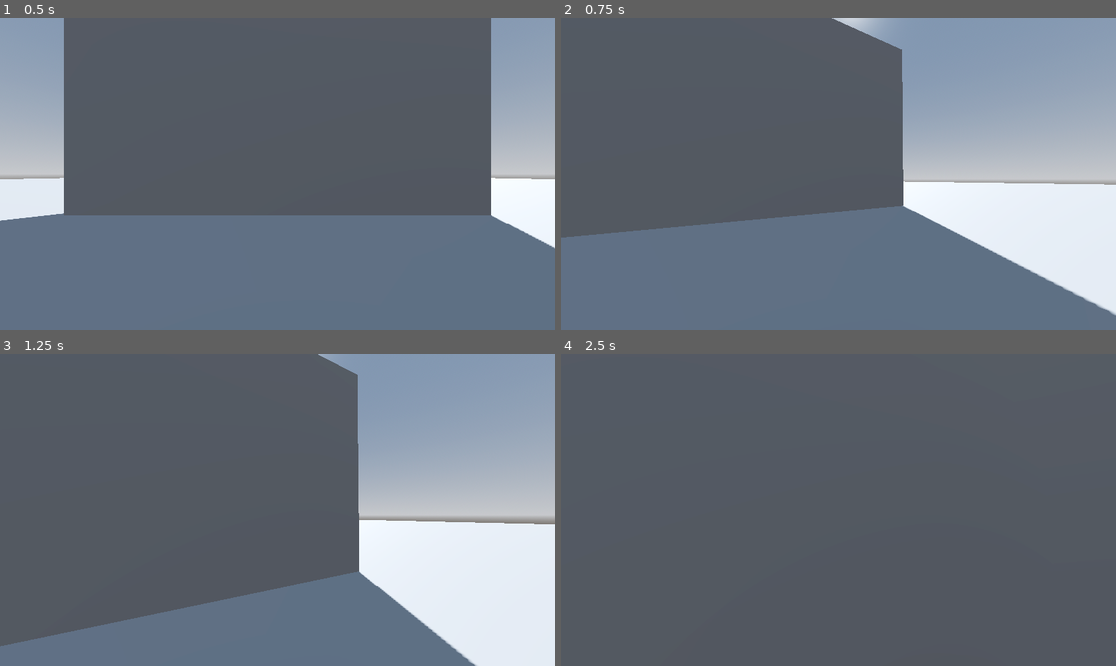
Above: before the commit, frames 1-4 (two rows, left to right).
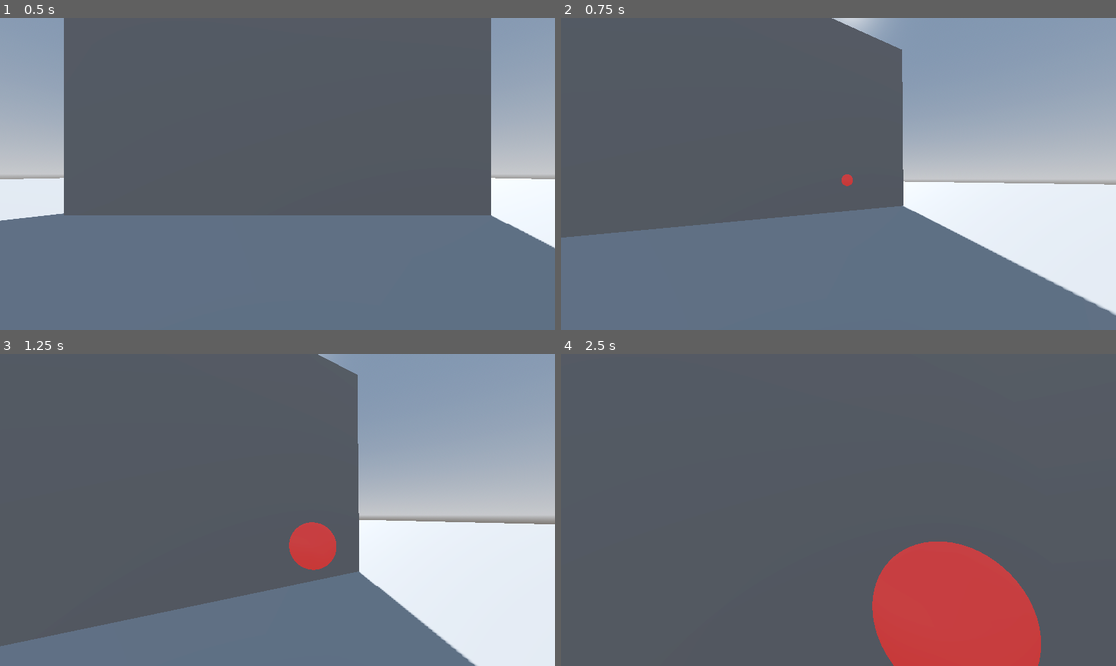
Above: after the commit, the same moments.

Repository: agmui/BTD_FPS
Game: Godot game, scene res://Main.tscn
Two runs of this game, one before a commit and one after it. Both use one fixed random seed, a clock stepped at 60 frames per second and the inputs below.
Inputs (mouse positions are in pixels of both pictures, inside the frame that each line leads up to):
- Up to frame 1 (0.5 s): no input
- Up to frame 2 (0.75 s): move the mouse to (866, 174) at 0.52 s; press the mouse at (866, 174) at 0.53 s; hold W (move_forward) from 0.53 s (still down)
- Up to frame 3 (1.25 s): keep holding W (move_forward); tap Space (jump) at 0.77 s
- Up to frame 4 (2.5 s): keep holding W (move_forward); move the mouse to (810, 510) at 1.27 s; release the mouse at (810, 510) at 1.28 s; click (810, 510) at 1.35 s; tap Space (jump) at 1.52 s; move the mouse to (849, 503) at 2.02 s; press the mouse at (849, 503) at 2.03 s

Frame 1 is identical in both runs. In frame 2, less than 0.1% of the frame differs, in the area x 50-53%, y 50-54%; in frame 3, 1.0%; in frame 4, 10%, in the area x 56-87%, y 60-100%.

Commit message:
added bullets

Diff:
--- a/Player.tscn
+++ b/Player.tscn
@@ -17,6 +17,7 @@
 CAMERA_CONTROLLER = NodePath("Node3D/Camera3D")
 
 [node name="CollisionShape3D" type="CollisionShape3D" parent="."]
+visible = false
 shape = SubResource("CapsuleShape3D_ob5dg")
 
 [node name="MeshInstance3D" type="MeshInstance3D" parent="CollisionShape3D"]
@@ -27,3 +28,11 @@
 transform = Transform3D(1, 0, 0, 0, 1, 0, 0, 0, 1, 0, 0.6, 0)
 
 [node name="Camera3D" type="Camera3D" parent="Node3D"]
+
+[node name="RayCast3D" type="RayCast3D" parent="Node3D/Camera3D"]
+transform = Transform3D(1, 0, 0, 0, 1, 0, 0, 0, 1, 0.3, -0.3, 0)
+target_position = Vector3(0, 0, -1)
+
+[node name="ShotFirerate" type="Timer" parent="."]
+wait_time = 0.2
+one_shot = true
--- /dev/null
+++ b/bullet.gd
@@ -0,0 +1,22 @@
+extends Node3D
+
+const SPEED: float = 40.0
+
+@onready var mesh = $MeshInstance3D
+@onready var ray = $RayCast3D
+
+# Called when the node enters the scene tree for the first time.
+func _ready() -> void:
+	pass # Replace with function body.
+
+
+# Called every frame. 'delta' is the elapsed time since the previous frame.
+func _process(delta: float) -> void:
+	position += transform.basis*Vector3(0,0,-SPEED)*delta
+	if ray.is_colliding():
+		queue_free()
+
+
+
+func _on_timer_timeout() -> void:
+	queue_free()
--- /dev/null
+++ b/bullet.tscn
@@ -0,0 +1,29 @@
+[gd_scene load_steps=4 format=3 uid="uid://dm3evodv3qf7d"]
+
+[ext_resource type="Script" path="res://bullet.gd" id="1_my0yy"]
+
+[sub_resource type="SphereMesh" id="SphereMesh_7j858"]
+radius = 0.2
+height = 0.4
+
+[sub_resource type="StandardMaterial3D" id="StandardMaterial3D_s3ote"]
+albedo_color = Color(0.0846899, 0.0846899, 0.0846899, 1)
+emission_enabled = true
+emission = Color(0.647059, 0.188235, 0.188235, 1)
+
+[node name="Bullet" type="Node3D"]
+script = ExtResource("1_my0yy")
+
+[node name="MeshInstance3D" type="MeshInstance3D" parent="."]
+mesh = SubResource("SphereMesh_7j858")
+surface_material_override/0 = SubResource("StandardMaterial3D_s3ote")
+
+[node name="RayCast3D" type="RayCast3D" parent="."]
+target_position = Vector3(0, 0, -1)
+
+[node name="Timer" type="Timer" parent="."]
+wait_time = 10.0
+one_shot = true
+autostart = true
+
+[connection signal="timeout" from="Timer" to="." method="_on_timer_timeout"]
--- a/player.gd
+++ b/player.gd
@@ -8,6 +8,12 @@
 @export var TILT_LOWER_LIMIT := deg_to_rad(-90.0)
 @export var TILT_UPPER_LIMIT := deg_to_rad(90.0)
 @export var CAMERA_CONTROLLER: Camera3D
+
+@onready var ray_cast = $Node3D/Camera3D/RayCast3D
+@onready var ShotFirerate = $ShotFirerate
+# bullets
+var bullet = load("res://bullet.tscn")
+var instance
 
 var _mouse_input: bool = false
 var _mouse_rotation: Vector3
@@ -67,4 +73,13 @@
 		velocity.x = move_toward(velocity.x, 0, SPEED)
 		velocity.z = move_toward(velocity.z, 0, SPEED)
 
+	# shooting bullets
+	if Input.is_action_pressed("shoot"):
+		if ShotFirerate.is_stopped():
+			ShotFirerate.start()
+			instance = bullet.instantiate()
+			instance.position = ray_cast.global_position
+			instance.transform.basis = ray_cast.global_transform.basis
+			get_parent().add_child(instance)
+
 	move_and_slide()
--- a/project.godot
+++ b/project.godot
@@ -52,3 +52,8 @@
 "events": [Object(InputEventKey,"resource_local_to_scene":false,"resource_name":"","device":-1,"window_id":0,"alt_press …(195 unchanged characters)…
 ]
 }
+shoot={
+"deadzone": 0.5,
+"events": [Object(InputEventMouseButton,"resource_local_to_scene":false,"resource_name":"","device":-1,"window_id":0,"alt_pressed":false,"shift_pressed":false,"ctrl_pressed":false,"meta_pressed":false,"button_mask":1,"position":Vector2(134, 16),"global_position":Vector2(143, 62),"factor":1.0,"button_index":1,"canceled":false,"pressed":true,"double_click":false,"script":null)
+]
+}
Not shown, changed: README.md
